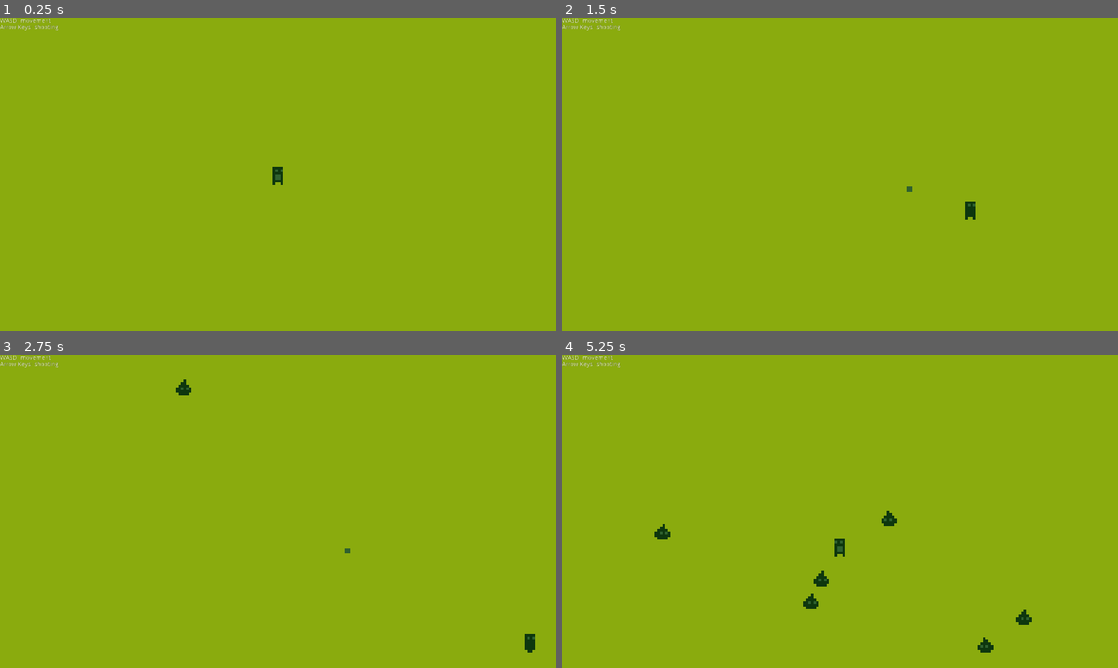
Above: before the commit, frames 1-4 (two rows, left to right).
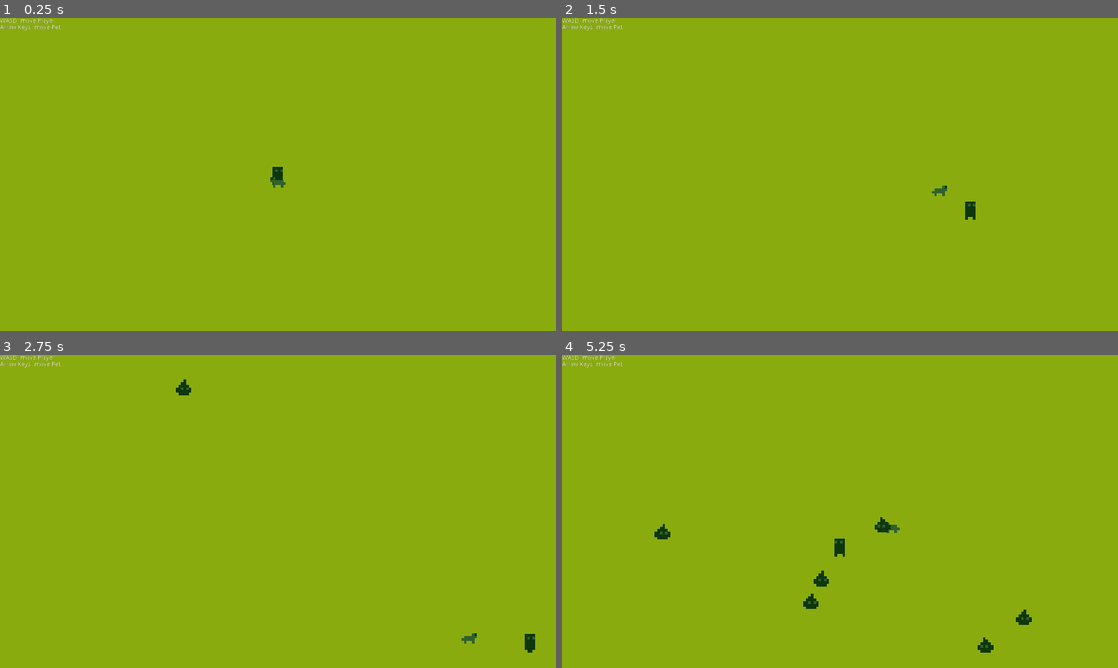
Above: after the commit, the same moments.

Repository: nyrrrr/breakingpoint-gd
Game: Godot game, scene res://Scenes/Main.tscn
The game is run twice, just before and just after one commit, with the same random seed, the same clock (stepped at 60 frames per second) and the same inputs.
Inputs:
- Up to frame 1 (0.25 s): no input
- Up to frame 2 (1.5 s): tap Enter at 0.5 s; hold D (move_right) 0.53-1.28 s; hold S (move_down) from 1.28 s (still down)
- Up to frame 3 (2.75 s): release S (move_down) at 2.03 s; hold D (move_right) from 2.03 s (still down)
- Up to frame 4 (5.25 s): release D (move_right) at 2.78 s; hold W (move_up) 2.78-3.53 s; hold A (move_left) 3.53-5.03 s; hold S (move_down) from 5.03 s (still down)

The runs differ from the first frame. In frame 1, 0.1% of the frame differs, in the area x 6-52%, y 0-55%; in frame 2, 0.1%; in frame 3, 0.1%; in frame 4, 0.3%, in the area x 6-61%, y 0-63%.

Commit message:
changed fist to pet and changed movement

Diff:
--- a/Scenes/Enemy.tscn
+++ b/Scenes/Enemy.tscn
@@ -20,12 +20,13 @@
 } ]
 
 [sub_resource type="RectangleShape2D" id=4]
-extents = Vector2( 12, 9 )
+extents = Vector2( 12, 12 )
 
 [node name="Enemy" type="RigidBody2D"]
 collision_layer = 2
 collision_mask = 5
 mode = 2
+mass = 10.0
 gravity_scale = 0.0
 contacts_reported = 1
 contact_monitor = true
@@ -42,11 +43,12 @@
 playing = true
 
 [node name="CollisionShape2D" type="CollisionShape2D" parent="."]
-position = Vector2( 0, 15 )
+position = Vector2( 0, 12 )
 shape = SubResource( 4 )
 
 [node name="VisibilityNotifier2D" type="VisibilityNotifier2D" parent="."]
 position = Vector2( 0, 12 )
 scale = Vector2( 1.2, 1.2 )
 
+[connection signal="body_entered" from="." to="." method="_on_Enemy_body_entered"]
 [connection signal="screen_exited" from="VisibilityNotifier2D" to="." method="_on_VisibilityNotifier2D_screen_exited"]
--- a/Scenes/Fist.tscn
+++ /dev/null
@@ -1,37 +0,0 @@
-[gd_scene load_steps=5 format=2]
-
-[ext_resource path="res://Assets/sprites/Fist-0001.png" type="Texture" id=1]
-[ext_resource path="res://Scripts/Fist.gd" type="Script" id=2]
-
-[sub_resource type="SpriteFrames" id=1]
-animations = [ {
-"frames": [ ExtResource( 1 ) ],
-"loop": true,
-"name": "fly",
-"speed": 5.0
-} ]
-
-[sub_resource type="RectangleShape2D" id=2]
-extents = Vector2( 6, 6 )
-
-[node name="Fist" type="RigidBody2D"]
-collision_layer = 4
-collision_mask = 0
-mass = 10.0
-gravity_scale = 0.0
-contacts_reported = 1
-contact_monitor = true
-script = ExtResource( 2 )
-__meta__ = {
-"_edit_group_": true
-}
-
-[node name="AnimatedSprite" type="AnimatedSprite" parent="."]
-scale = Vector2( 6, 6 )
-frames = SubResource( 1 )
-animation = "fly"
-
-[node name="CollisionShape2D" type="CollisionShape2D" parent="."]
-shape = SubResource( 2 )
-
-[connection signal="body_entered" from="." to="." method="_on_Fist_body_entered"]
--- a/Scenes/Main.tscn
+++ b/Scenes/Main.tscn
@@ -3,7 +3,7 @@
 [ext_resource path="res://Scenes/Player.tscn" type="PackedScene" id=1]
 [ext_resource path="res://Scenes/Enemy.tscn" type="PackedScene" id=2]
 [ext_resource path="res://Scripts/Main.gd" type="Script" id=3]
-[ext_resource path="res://Scenes/Fist.tscn" type="PackedScene" id=4]
+[ext_resource path="res://Scenes/Pet.tscn" type="PackedScene" id=4]
 
 [sub_resource type="Curve2D" id=1]
 _data = {
@@ -37,7 +37,7 @@
 [node name="EnemySpawnLocation" type="PathFollow2D" parent="EnemyPath"]
 position = Vector2( 16, 16 )
 
-[node name="Fist" parent="." instance=ExtResource( 4 )]
+[node name="Pet" parent="." instance=ExtResource( 4 )]
 position = Vector2( 0, 6 )
 
 [node name="RichTextLabel" type="RichTextLabel" parent="."]
@@ -45,8 +45,8 @@
 anchor_bottom = 1.0
 margin_right = 176.0
 margin_bottom = 72.0
-text = "WASD: movement
-Arrow Keys: shooting"
+text = "WASD: move Player
+Arrow Keys: move Pet"
 
 [connection signal="dead" from="Player" to="." method="game_over"]
 [connection signal="timeout" from="EnemyTimer" to="." method="_on_EnemyTimer_timeout"]
--- /dev/null
+++ b/Scenes/Pet.tscn
@@ -0,0 +1,38 @@
+[gd_scene load_steps=7 format=2]
+
+[ext_resource path="res://Scripts/Pet.gd" type="Script" id=2]
+[ext_resource path="res://Assets/sprites/Pet-walk-0001.png" type="Texture" id=3]
+
+[sub_resource type="AtlasTexture" id=3]
+atlas = ExtResource( 3 )
+region = Rect2( 0, 0, 8, 8 )
+
+[sub_resource type="AtlasTexture" id=4]
+atlas = ExtResource( 3 )
+region = Rect2( 8, 0, 8, 8 )
+
+[sub_resource type="SpriteFrames" id=1]
+animations = [ {
+"frames": [ SubResource( 3 ), SubResource( 4 ) ],
+"loop": true,
+"name": "walk",
+"speed": 5.0
+} ]
+
+[sub_resource type="RectangleShape2D" id=5]
+extents = Vector2( 15, 6 )
+
+[node name="Pet" type="KinematicBody2D"]
+position = Vector2( 0, -12 )
+collision_layer = 4
+collision_mask = 0
+script = ExtResource( 2 )
+
+[node name="AnimatedSprite" type="AnimatedSprite" parent="."]
+scale = Vector2( 6, 6 )
+frames = SubResource( 1 )
+animation = "walk"
+
+[node name="CollisionShape2D" type="CollisionShape2D" parent="."]
+position = Vector2( -3, 12 )
+shape = SubResource( 5 )
--- a/Scenes/Player.tscn
+++ b/Scenes/Player.tscn
@@ -82,7 +82,7 @@
 [node name="CollisionShape2D" type="CollisionShape2D" parent="."]
 shape = SubResource( 8 )
 
-[node name="FistReturnPosition" type="Position2D" parent="."]
+[node name="PetReturnPosition" type="Position2D" parent="."]
 position = Vector2( 0, 6 )
 
 [connection signal="body_entered" from="." to="." method="_on_Player_body_entered"]
--- a/Scripts/Enemy.gd
+++ b/Scripts/Enemy.gd
@@ -18,3 +18,7 @@
 
 func _on_VisibilityNotifier2D_screen_exited():
 	queue_free()
+
+
+func _on_Enemy_body_entered(body):
+	damage = 0
--- a/Scripts/Main.gd
+++ b/Scripts/Main.gd
@@ -8,12 +8,12 @@
 
 func game_over():
 	$EnemyTimer.stop()
-	$Fist.hide()
-	$Fist/CollisionShape2D.disabled = true
+	$Pet.hide()
+	$Pet/CollisionShape2D.disabled = true
 
 func new_game():
 	$Player.start($StartPosition.position)
-	$Fist.start($Player/FistReturnPosition.global_position)
+	$Pet.start($Player/PetReturnPosition.global_position)
 	$StartTimer.start()
 
 func _on_EnemyTimer_timeout():
--- a/Scripts/Fist.gd
+++ b/Scripts/Pet.gd
@@ -1,10 +1,12 @@
-extends RigidBody2D
+extends KinematicBody2D
 
-class_name Fist
+class_name Pet
 
-export var speed = 600
-export var max_distance = 400
-export var max_total_flight_distance = 50000
+export var speed: int = 600
+export var acceleration: int = 18500
+export var return_acceleration: int = 10000
+export var max_distance: int = 500
+export var max_total_flight_distance: int = 60000
 
 var screen_size
 
@@ -16,16 +18,14 @@
 var is_returning: bool
 var player
 
-var damage = 1
+var damage: int = 1
 
-# Called when the node enters the scene tree for the first time.
 func _ready():
 	screen_size = get_parent().get_viewport().size
-	player = get_parent().get_node("Player/FistReturnPosition")
+	player = get_parent().get_node("Player/PetReturnPosition")
 	starting_position = player.position
 	self.position = player.global_position
 
-# Called every frame. 'delta' is the elapsed time since the previous frame.
 func _process (delta):
 	velocity = Vector2.ZERO
 	distance_to_player = (player.global_position - self.global_position).length()
@@ -47,20 +47,24 @@
 			self.position = player.global_position
 			is_returning = false
 			distance_passed = 0
-	velocity = velocity.normalized() * speed
+	velocity = velocity.move_toward(velocity.normalized() * speed, (return_acceleration if is_returning else acceleration) * delta)
+	$AnimatedSprite.flip_v = false
+	$AnimatedSprite.flip_h = velocity.x > 0
 	distance_passed += velocity.length()
 	if distance_passed > max_total_flight_distance:
 		is_returning = true
-	self.global_position += velocity * delta
-	self.global_position.x = clamp(self.global_position.x, 0, screen_size.x)
-	self.global_position.y = clamp(self.global_position.y, 0, screen_size.y)
+#	self.global_position += velocity * delta
+#	self.global_position.x = clamp(self.global_position.x, 0, screen_size.x)
+#	self.global_position.y = clamp(self.global_position.y, 0, screen_size.y)
+	velocity = move_and_slide(velocity)
+	#move_and_collide(velocity * delta)
 
 func _on_Fist_body_entered(body):
 	if body is Enemy:
 		body.health -= damage
 		is_returning = true
 		var old_lin_velocity = body.linear_velocity
-		body.linear_velocity = velocity / speed
+		body.linear_velocity = velocity / 100000
 		body.get_node("CollisionShape2D").set_deferred("disabled", true)
 		yield(get_tree().create_timer(1.0), "timeout")
 		if is_instance_valid(body):
--- a/project.godot
+++ b/project.godot
@@ -14,10 +14,10 @@
 "language": "GDScript",
 "path": "res://Scripts/Enemy.gd"
 }, {
-"base": "RigidBody2D",
-"class": "Fist",
+"base": "KinematicBody2D",
+"class": "Pet",
 "language": "GDScript",
-"path": "res://Scripts/Fist.gd"
+"path": "res://Scripts/Pet.gd"
 }, {
 "base": "Area2D",
 "class": "Player",
@@ -26,7 +26,7 @@
 } ]
 _global_script_class_icons={
 "Enemy": "",
-"Fist": "",
+"Pet": "",
 "Player": ""
 }
 
@@ -93,6 +93,7 @@
 [physics]
 
 common/enable_pause_aware_picking=true
+2d/default_gravity_vector=Vector2( 0, 0 )
 
 [rendering]
 
Binary file added: Assets/sprites/Pet-0001.aseprite
Binary file added: Assets/sprites/Pet-walk-0001.png
Not shown, added: Assets/sprites/Pet-walk-0001.png.import
